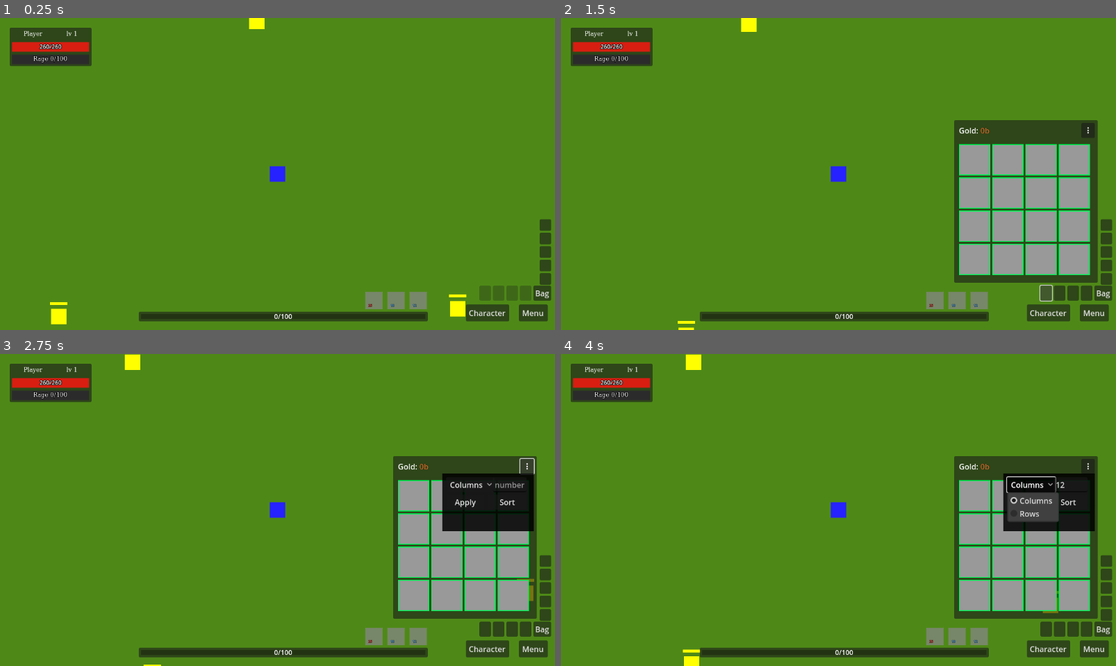
Above: before the commit, frames 1-4 (two rows, left to right).
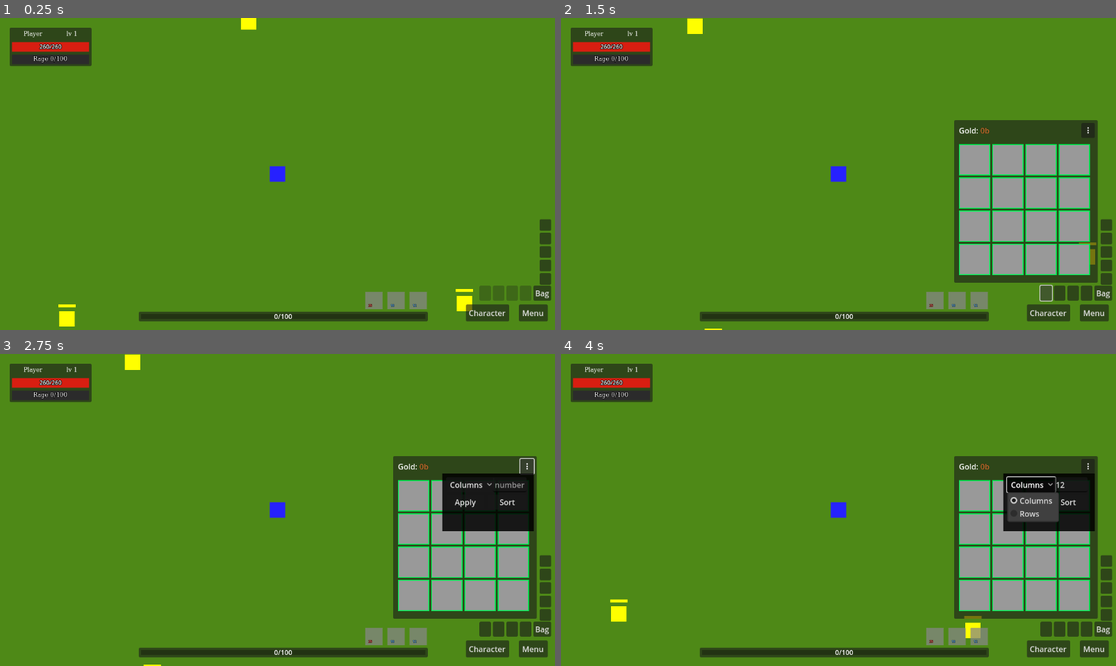
Above: after the commit, the same moments.

Repository: denisshkytko/mmo-mvp-godot
Game: Godot game, scene res://game/scenes/Main.tscn
The game is run twice, just before and just after one commit, with the same random seed, the same clock (stepped at 60 frames per second) and the same inputs. This scene is started directly instead of the project's main scene. The engine's default icon, where the game draws it, is replaced by a stand-in: a white triangle on a blue panel in a dark square.
Inputs (mouse positions are in pixels of both pictures, inside the frame that each line leads up to):
- Up to frame 1 (0.25 s): no input
- Up to frame 2 (1.5 s): drag from (977, 301) to (633, 320) at 0.52 s; click (1043, 292) at 1.25 s
- Up to frame 3 (2.75 s): click "⋮" at 2 s
- Up to frame 4 (4 s): click (1071, 485) at 2.77 s; type "12" at 2.85 s; click "Columns" at 3.5 s

The runs differ from the first frame. In frame 1, 0.6% of the frame differs, in the area x 9-86%, y 0-99%; in frame 2, 0.4%; in frame 3, less than 0.1%; in frame 4, 0.7%, in the area x 8-90%, y 0-100%.

Commit message:
Centralize base movement speeds

Diff:
--- /dev/null
+++ b/core/movement/move_speed.gd
@@ -0,0 +1,4 @@
+extends RefCounted
+
+const PLAYER_BASE: float = 200.0
+const MOB_BASE: float = 190.0
--- a/game/characters/mobs/normal_aggressive_mob.gd
+++ b/game/characters/mobs/normal_aggressive_mob.gd
@@ -4,6 +4,7 @@
 ## These helpers are registered as global classes (class_name).
 ## Avoid shadowing them with local constants.
 const MOB_VARIANT := preload("res://core/stats/mob_variant.gd")
+const MOVE_SPEED := preload("res://core/movement/move_speed.gd")
 
 signal died(corpse: Corpse)
 
@@ -23,7 +24,7 @@
 @export_group("Common")
 @export var base_xp: int = 5
 @export var xp_per_level: int = 2
-@export var move_speed: float = 120.0
+@export var move_speed: float = MOVE_SPEED.MOB_BASE
 @export var aggro_radius: float = 260.0
 @export var leash_distance: float = 420.0
 
--- a/game/characters/mobs/normal_aggressive_mob_ai.gd
+++ b/game/characters/mobs/normal_aggressive_mob_ai.gd
@@ -2,12 +2,13 @@
 class_name NormalAggresiveMobAI
 
 signal leash_return_started
+const MOVE_SPEED := preload("res://core/movement/move_speed.gd")
 
 enum AIState { IDLE, CHASE, RETURN }
 enum Behavior { GUARD, PATROL }
 
 var behavior: int = Behavior.GUARD
-var speed: float = 120.0
+var speed: float = MOVE_SPEED.MOB_BASE
 var aggro_radius: float = 260.0
 var leash_distance: float = 420.0
 var patrol_radius: float = 140.0
--- a/game/characters/mobs/normal_neutral_mob.gd
+++ b/game/characters/mobs/normal_neutral_mob.gd
@@ -4,6 +4,7 @@
 ## These helpers are registered as global classes (class_name).
 ## Avoid shadowing them with local constants.
 const MOB_VARIANT := preload("res://core/stats/mob_variant.gd")
+const MOVE_SPEED := preload("res://core/movement/move_speed.gd")
 
 signal died(corpse: Corpse)
 
@@ -20,7 +21,7 @@
 @export_group("Common")
 @export var base_xp: int = 3
 @export var xp_per_level: int = 1
-@export var move_speed: float = 115.0
+@export var move_speed: float = MOVE_SPEED.MOB_BASE
 @export var aggro_radius: float = 260.0
 @export var leash_distance: float = 420.0
 
--- a/game/characters/mobs/normal_neutral_mob_ai.gd
+++ b/game/characters/mobs/normal_neutral_mob_ai.gd
@@ -2,12 +2,13 @@
 class_name NormalNeutralMobAI
 
 signal leash_return_started
+const MOVE_SPEED := preload("res://core/movement/move_speed.gd")
 
 enum AIState { IDLE, CHASE, RETURN }
 enum Behavior { GUARD, PATROL }
 
 var behavior: int = Behavior.GUARD
-var speed: float = 120.0
+var speed: float = MOVE_SPEED.MOB_BASE
 var leash_distance: float = 420.0
 var patrol_radius: float = 140.0
 var patrol_pause_seconds: float = 1.5
--- a/game/characters/npcs/faction_npc.gd
+++ b/game/characters/npcs/faction_npc.gd
@@ -4,6 +4,7 @@
 @export var default_loot_profile: LootProfile = preload("res://core/loot/profiles/loot_profile_faction_gold_only.tres") as LootProfile
 ## Helpers below are global classes (class_name). Avoid shadowing them.
 const MOB_VARIANT := preload("res://core/stats/mob_variant.gd")
+const MOVE_SPEED := preload("res://core/movement/move_speed.gd")
 
 signal died(corpse: Corpse)
 
@@ -61,7 +62,7 @@
 @export_group("Common")
 @export var base_xp: int = 5
 @export var xp_per_level: int = 2
-@export var move_speed: float = 120.0
+@export var move_speed: float = MOVE_SPEED.MOB_BASE
 @export var aggro_radius: float = 260.0
 @export var leash_distance: float = 420.0
 
--- a/game/characters/npcs/faction_npc_ai.gd
+++ b/game/characters/npcs/faction_npc_ai.gd
@@ -5,11 +5,12 @@
 enum State { IDLE, CHASE, RETURN }
 
 signal leash_return_started
+const MOVE_SPEED := preload("res://core/movement/move_speed.gd")
 
 var behavior: int = Behavior.GUARD
 var state: int = State.IDLE
 
-var speed: float = 115.0
+var speed: float = MOVE_SPEED.MOB_BASE
 var aggro_radius: float = 200.0
 var leash_distance: float = 420.0
 var patrol_radius: float = 140.0
--- a/game/characters/player/player.gd
+++ b/game/characters/player/player.gd
@@ -2,8 +2,9 @@
 class_name Player
 
 ## NodeCache is a global helper (class_name). Avoid shadowing.
-
-@export var move_speed: float = 220.0
+const MOVE_SPEED := preload("res://core/movement/move_speed.gd")
+
+@export var move_speed: float = MOVE_SPEED.PLAYER_BASE
 
 # Auto-attack
 @export var attack_range: float = 70.0
